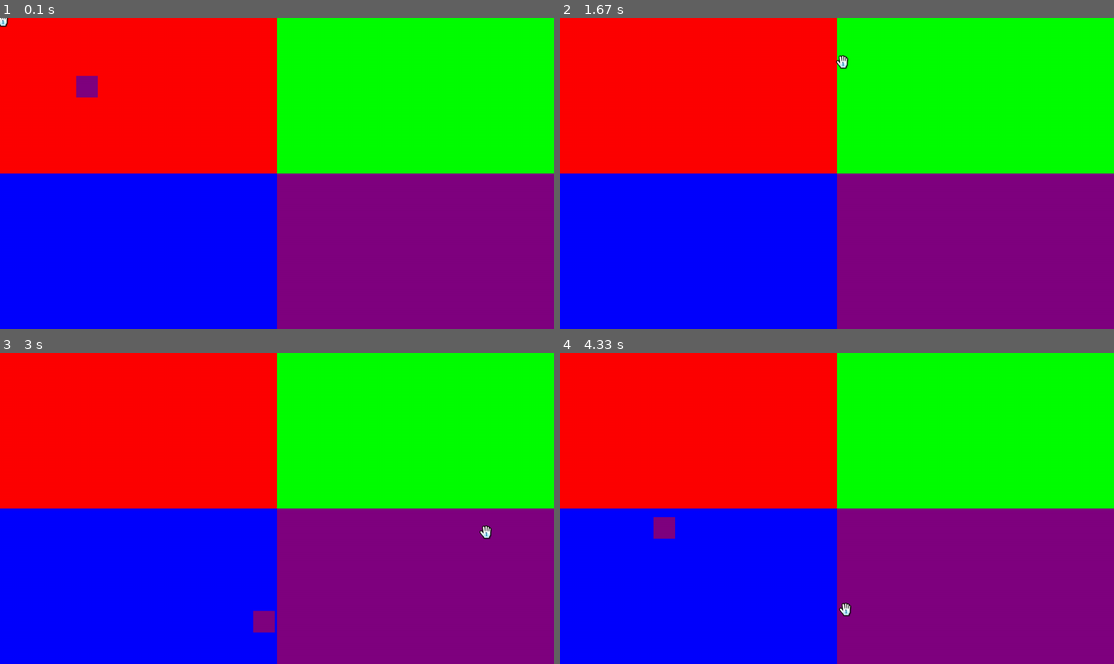
Above: before the commit, frames 1-4 (two rows, left to right).
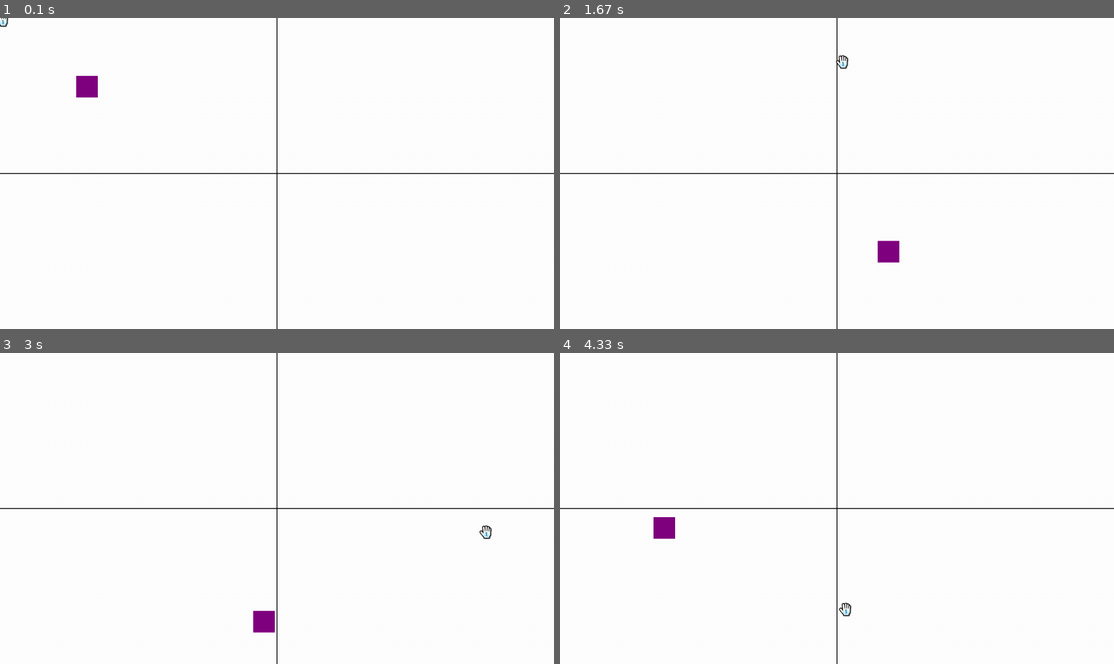
Above: after the commit, the same moments.

Repository: University-Team-Project/Team-Project-Maths-Game
Game: pygame game, started from main.py
Two runs of this game, one before a commit and one after it. Both use one fixed random seed, a clock stepped at 60 frames per second and the inputs below.
Inputs (mouse positions are in pixels of both pictures, inside the frame that each line leads up to):
- Up to frame 1 (0.1 s): no input
- Up to frame 2 (1.67 s): press the mouse at (648, 86) at 0.37 s; move the mouse to (654, 105) at 0.47 s; release the mouse at (665, 126) at 0.6 s; press the mouse at (665, 126) at 0.7 s; move the mouse to (776, 189) at 0.8 s; release the mouse at (886, 251) at 0.93 s; press the mouse at (665, 126) at 1.03 s; move the mouse to (781, 148) at 1.13 s; release the mouse at (897, 173) at 1.27 s; press the mouse at (665, 126) at 1.37 s; move the mouse to (753, 95) at 1.47 s; release the mouse at (842, 61) at 1.6 s
- Up to frame 3 (3 s): press the mouse at (326, 586) at 1.7 s; move the mouse to (293, 604) at 1.8 s; release the mouse at (265, 620) at 1.93 s; press the mouse at (326, 586) at 2.03 s; move the mouse to (227, 570) at 2.13 s; release the mouse at (121, 558) at 2.27 s; press the mouse at (326, 586) at 2.37 s; move the mouse to (332, 502) at 2.47 s; release the mouse at (337, 418) at 2.6 s; press the mouse at (326, 586) at 2.7 s; move the mouse to (404, 558) at 2.8 s; release the mouse at (487, 533) at 2.93 s
- Up to frame 4 (4.33 s): press the mouse at (825, 620) at 3.03 s; move the mouse to (742, 573) at 3.13 s; release the mouse at (665, 527) at 3.27 s; press the mouse at (825, 620) at 3.37 s; move the mouse to (859, 542) at 3.47 s; release the mouse at (892, 464) at 3.6 s; press the mouse at (825, 620) at 3.7 s; move the mouse to (853, 555) at 3.8 s; release the mouse at (881, 489) at 3.93 s; press the mouse at (825, 620) at 4.03 s; move the mouse to (831, 614) at 4.13 s; release the mouse at (842, 608) at 4.27 s

The runs differ from the first frame. In frame 1, 100% of the frame differs, in the area x 0-100%, y 0-100%; in frame 2, 100%; in frame 3, 100%; in frame 4, 100%.

Commit message:
Aesthetic & Clean-Up
fixed display methods to suit gameplay, improved scalability in some loops

Diff:
--- a/main.py
+++ b/main.py
@@ -4,7 +4,7 @@
 from settings import *
 
 '''
-Initalized settings
+Initialized settings
 '''
 colour = Colours()
 settings = Settings(colour)
@@ -17,10 +17,7 @@
     rectangle = Rectangle(screen, 176, 134, 50, 50, colour.PURPLE)
     # game loop.
     score = 0
-    category_rectangles = [settings.category1,
-                           settings.category2,
-                           settings.category3,
-                           settings.category4]
+    category_rectangles = settings.categoryArray
     while True:
 
         settings.screen_tick(colour)
@@ -44,15 +41,12 @@
                 cursor.set_cursor(rectangle)
                 if event.button == 1:
                     rectangle.dragging = False
-                    for i in category_rectangles:
-                        if rectangle.category == i.category:
-                            if rectangle.pygameRectangle.colliderect(i.categoryRectangle):
-                                score += 1
-                                print(score) # Currently works (NOT SURE HOW SCALABLE).
-
-
-
-
+                    for row in category_rectangles:
+                        for col in row:
+                            if rectangle.category == col.category:
+                                if rectangle.pygameRectangle.colliderect(col.categoryRectangle):
+                                    score += 1
+                                    print(score) # Currently works (NOT SURE HOW SCALABLE).
 
             elif event.type == pygame.MOUSEMOTION:
                 if rectangle.dragging:
--- a/settings.py
+++ b/settings.py
@@ -4,6 +4,12 @@
 
 class Settings:
     def __init__(self, colours):
+
+        """
+        :param colours:
+        :initialises all the values to be used for game settings / rules
+        """
+
         pygame.init()
         self.fps = 240
         self.caption = 'Drag & Drop'
@@ -11,27 +17,46 @@
         self.screen = pygame.display.set_mode((self.width, self.height))
         self.fpsClock = pygame.time.Clock()
         self.colour = (0, 0, 0)
-        self.category1 = Category(self.screen, 0, 0, self.width / 2, self.height / 2, colours.RED,
-                                  colours.RED)
-        self.category2 = Category(self.screen, self.width / 2, 0, self.width, self.height / 2, colours.GREEN,
-                                  colours.GREEN)
-        self.category3 = Category(self.screen, 0, self.height / 2, self.width / 2, self.height, colours.BLUE,
-                                  colours.BLUE)
-        self.category4 = Category(self.screen, self.width / 2, self.height / 2, self.width, self.height, colours.PURPLE,
-                                  colours.PURPLE)
+
+        self.midWidth = self.width / 2
+        self.midHeight = self.height / 2
+
+        # initializes categories into an array, each is categorised by a colour for now, but is displayed as white
+        self.category1 = Category(self.screen, 0, 0, self.midWidth - 1, self.midHeight - 1,
+                                  colours.WHITE, colours.RED)
+        self.category2 = Category(self.screen, self.midWidth + 1, 0, self.width, self.midHeight - 1,
+                                  colours.WHITE, colours.GREEN)
+        self.category3 = Category(self.screen, 0, self.midHeight + 1, self.midWidth - 1, self.height,
+                                  colours.WHITE, colours.BLUE)
+        self.category4 = Category(self.screen, self.midWidth + 1, self.midHeight + 1, self.width, self.height,
+                                  colours.WHITE, colours.PURPLE)
+
+        self.categoryArray = [[self.category1, self.category2], [self.category3, self.category4]]
+
         pygame.display.set_caption(self.caption)
         pygame.mouse.set_visible(False)
 
     def screen_tick(self, colours):
+
+        """
+        :param colours:
+        :return each tick, draws the game 'map':
+        """
+
         self.screen.fill(self.colour)
-        self.category1.draw_rectangle()
-        self.category2.draw_rectangle()
-        self.category3.draw_rectangle()
-        self.category4.draw_rectangle()
+
+        for row in self.categoryArray:
+            for col in row:
+                col.draw_rectangle()
 
 
 class Cursor:
     def __init__(self):
+
+        """
+        initialises all the data to be used for handling the cursor and its actions
+        """
+
         self.defaultCursor = "resources/wii-open.png"
         self.actionCursor = "resources/wii-grab.png"
         self.loadedCursor = pygame.image.load(self.defaultCursor).convert_alpha()
@@ -39,6 +64,12 @@
         self.yPos = 0
 
     def set_cursor(self, rectangle):
+
+        """
+        :param rectangle:
+        :return handles the movement of the rectangle on screen according to the mouse actions:
+        """
+
         if rectangle.dragging:
             self.loadedCursor = pygame.image.load(self.actionCursor).convert_alpha()
         else:
@@ -53,6 +84,11 @@
 
 class Colours:
     def __init__(self):
+
+        """
+        creates the colours to be used in the game
+        """
+
         self.WHITE = (255, 255, 255)
         self.PURPLE = (128, 0, 128)
         self.RED = (255, 0, 0)
@@ -62,6 +98,18 @@
 
 class Category(Rectangle):
     def __init__(self, surface, xPos, yPos, length, width, colour, category):
+
+        """
+        :param surface:
+        :param xPos:
+        :param yPos:
+        :param length:
+        :param width:
+        :param colour:
+        :param category:
+        handles the drawing of category rectangles (to recognise collisions with the game piece)
+        """
+
         super().__init__(surface, xPos, yPos, length, width, colour)
         self.category = category
         self.categoryRectangle = pygame.rect.Rect(self.xPos, self.yPos, self.length, self.width)
